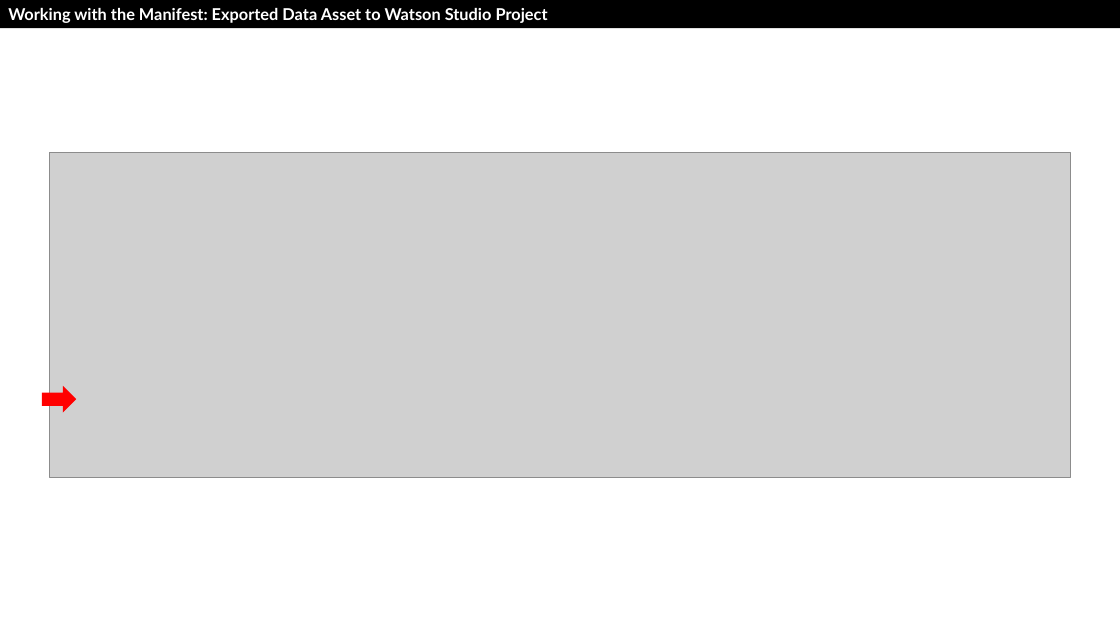
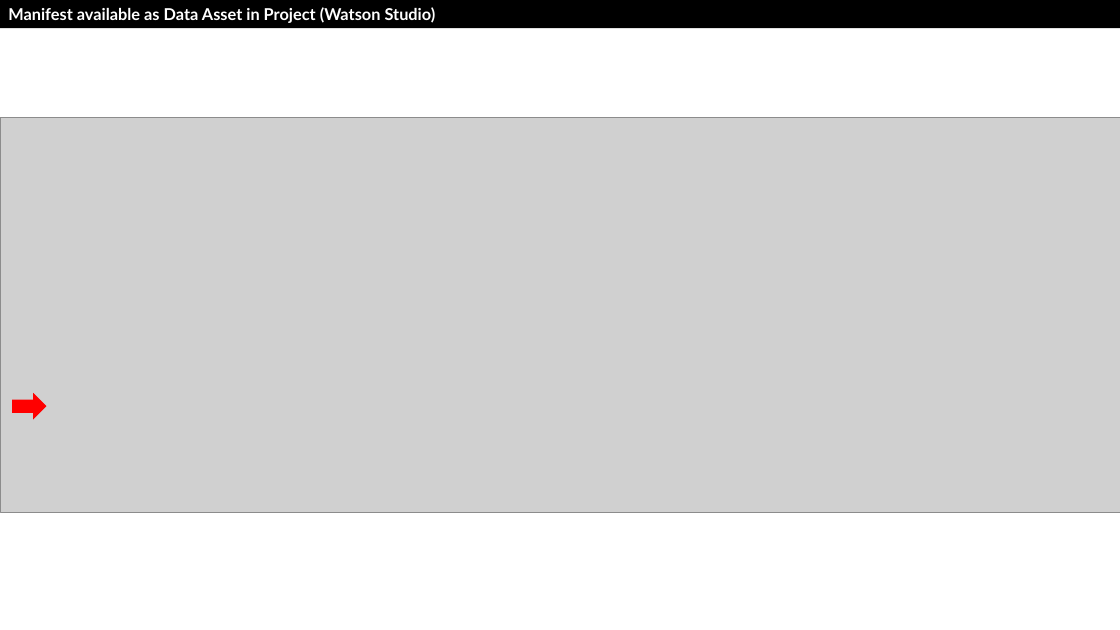
Before and after one commit to drfranknlee/udc-for-image-analytics, a slide deck: slide 23 of scenario3/recording/T101389-Scenario3-v20210921.pptx (slide 15 before the commit). Drawn at 1120x630 pixels with LibreOffice and Linux fonts; fonts in the diff are those of the drawing; grey boxes stand for pictures. Boxes give left, top, right and bottom in pixels: in the first picture for what was removed or moved away, otherwise in the second. Text is boxed around its words. In the diff, an @@ line names an element or a change of style, - is before the commit and + after.

```diff
--- a/scenario3/recording/T101389-Scenario3-v20210921.pptx
+++ b/scenario3/recording/T101389-Scenario3-v20210921.pptx
@@ text in rectangle at <box>8,7,436,23</box>: text changed @@
-Working with the Manifest: Exported Data Asset to Watson Studio Project
+Manifest available as Data Asset in Project (Watson Studio)
@@ picture: place and size @@
-picture at <box>50,153,1070,477</box>
+picture at <box>0,118,1120,513</box>
@@ right arrow: place and size @@
-right arrow at <box>42,386,76,413</box>
+right arrow at <box>12,393,46,420</box>
```
Also in this commit, not shown: 4 other slides changed, 17 slides added, 9 slides removed, 13 other files.
